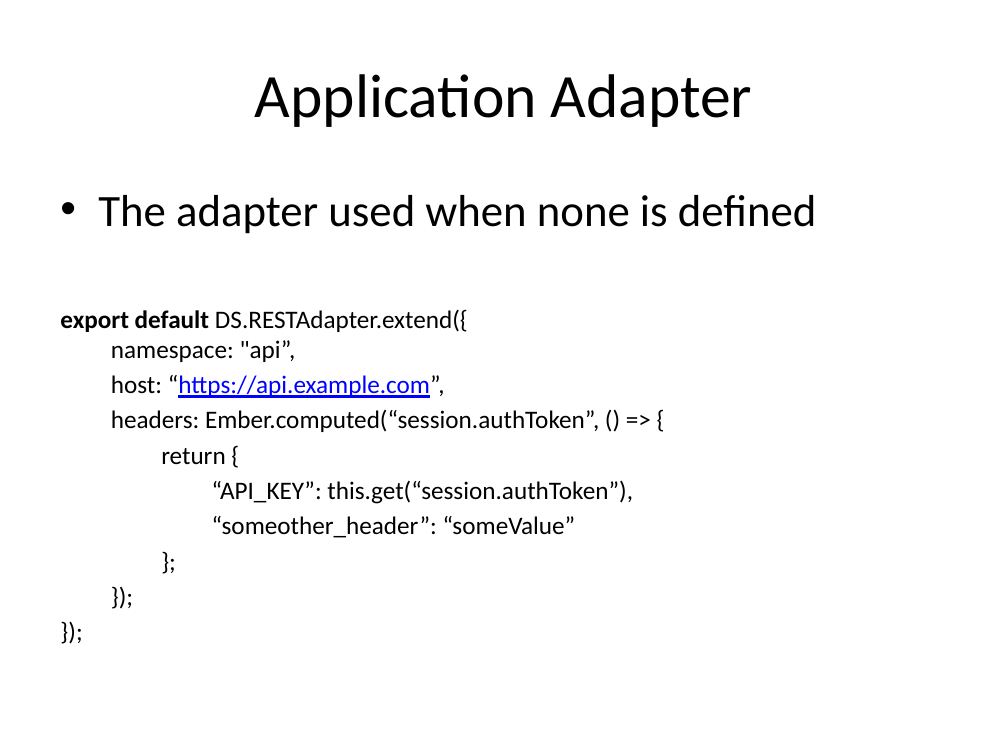
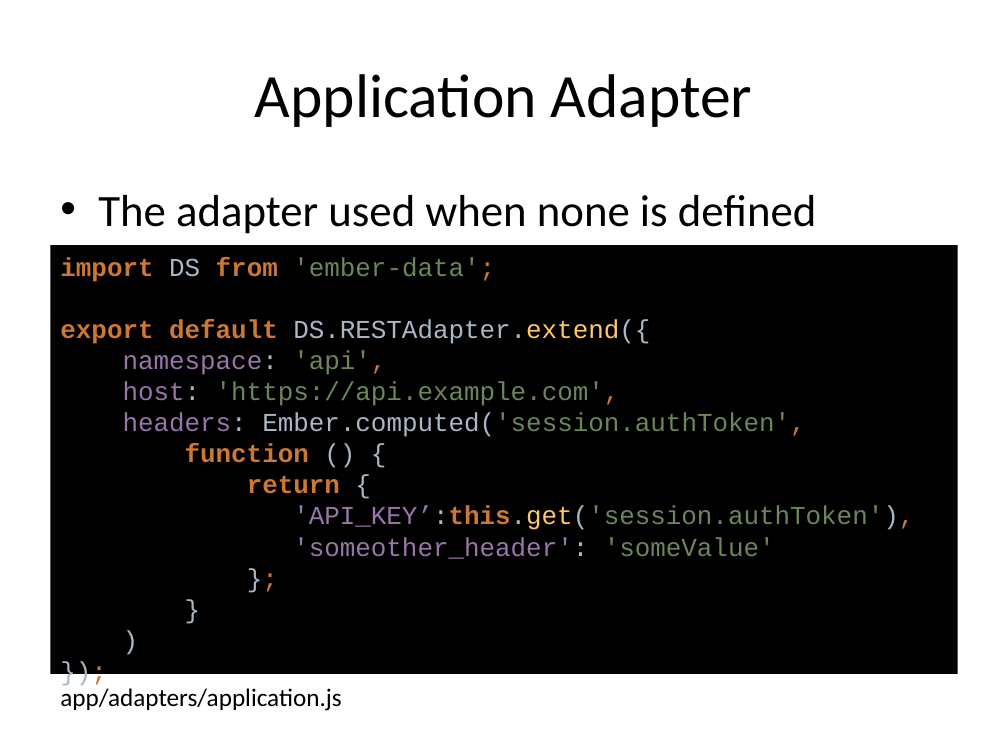
Before and after one commit to cah-brian-gantzler/ember-data-demo1, a slide deck: slide 7 of ember-data-demo1.pptx (slide 8 before the commit). Drawn at 1008x756 pixels with LibreOffice and Linux fonts; fonts in the diff are those of the drawing. Boxes give left, top, right and bottom in pixels: in the first picture for what was removed or moved away, otherwise in the second. Text is boxed around its words. In the diff, an @@ line names an element or a change of style, - is before the commit and + after.

```diff
--- a/ember-data-demo1.pptx
+++ b/ember-data-demo1.pptx
@@ rectangle "import DS from 'ember-data'; export ...": place and size @@
-rectangle "import DS from 'ember-data'; export ..." at box(60, 195, 817, 538)
+rectangle "import DS from 'ember-data'; export ..." at box(50, 245, 958, 673)
@@ rectangle "import DS from 'ember-data'; export ..." at box(50, 245, 958, 673): fill none to #000000 @@
@@ text in rectangle at box(60, 257, 914, 559): text changed; size 18 to 18.5 pt; font Calibri to Courier New; text colour #000000 to #6A8759 @@
-• The adapter used when none is defined
-export default DS.RESTAdapter.extend({
-namespace: "api”,
-host: “https://api.example.com”,
-headers: Ember.computed(“session.authToken”, () => {
-return {
-“API_KEY”: this.get(“session.authToken”),
-“someother_header”: “someValue”
-};
-});
-});
+import DS from 'ember-data';
+export default DS.RESTAdapter.extend({
+namespace: 'api',
+host: 'https://api.example.com',
+headers: Ember.computed('session.authToken',
+function () {
+return {
+'API_KEY’:this.get('session.authToken'),
+'someother_header': 'someValue'
+};
+}
+)
+});
@@ text added at box(60, 688, 342, 711), 18 pt, text #000000 @@
+app/adapters/application.js
```
Also in this commit, not shown: 20 other slides changed, 8 slides added, 9 slides removed, 10 other files.
